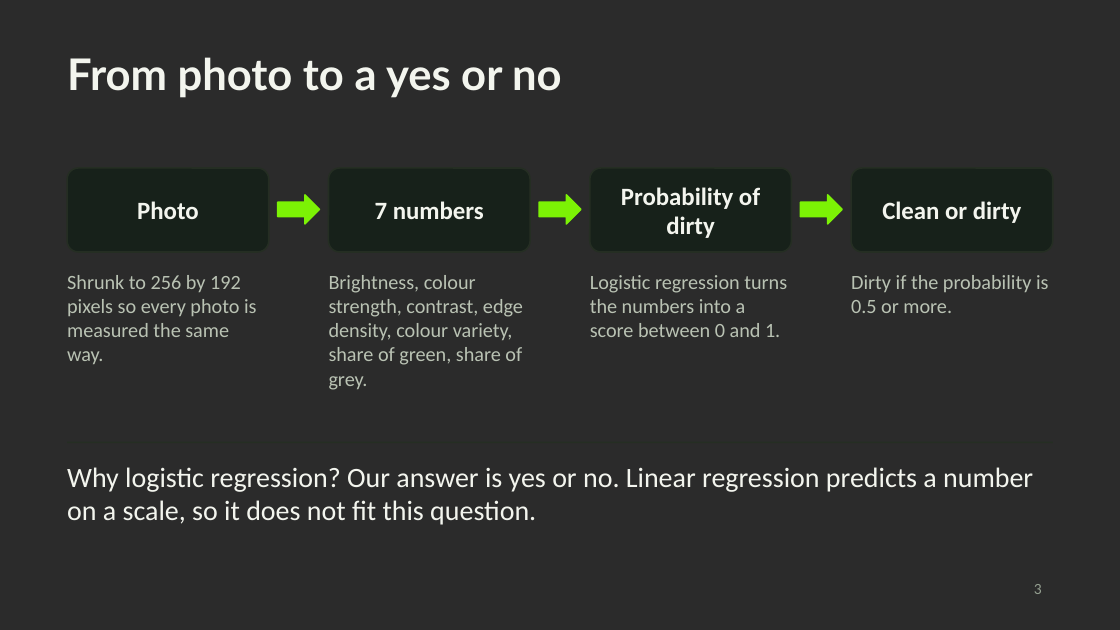
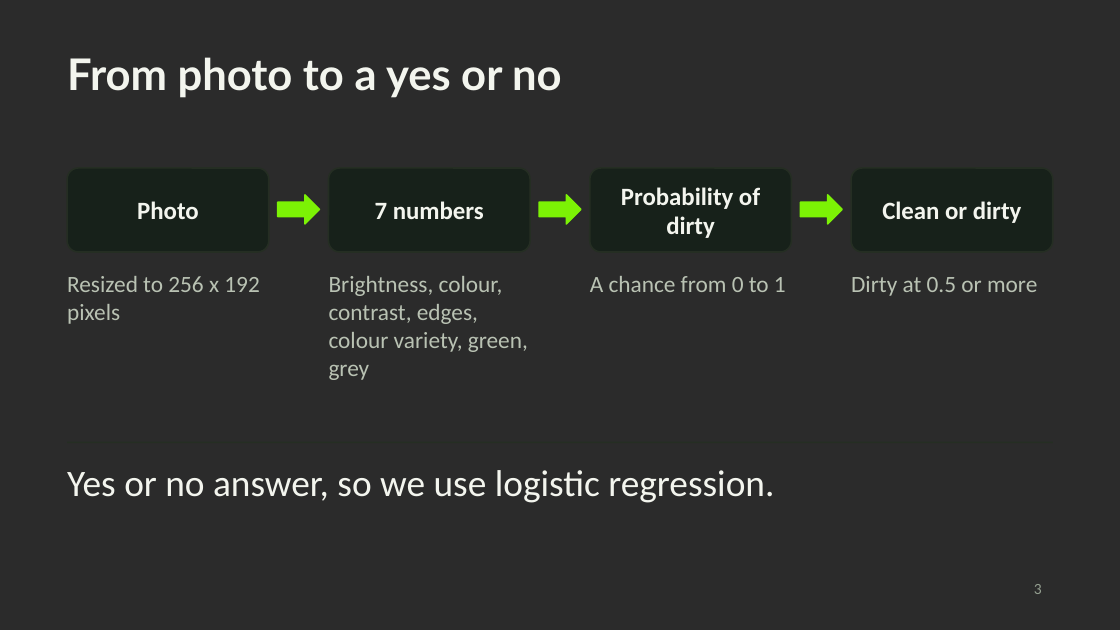
Before and after one commit to Dell015/ml-activity, a slide deck: slide 3 of Karela_ML_Presentation.pptx. Drawn at 1120x630 pixels with LibreOffice and Linux fonts; fonts in the diff are those of the drawing; background and template pictures are left out; a plain dark background stands for a picture behind light text. Boxes give left, top, right and bottom in pixels: in the first picture for what was removed or moved away, otherwise in the second. Text is boxed around its words. In the diff, an @@ line names an element or a change of style, - is before the commit and + after.

```diff
--- a/Karela_ML_Presentation.pptx
+++ b/Karela_ML_Presentation.pptx
@@ text at <box>67,276,259,324</box>: text changed; size 13 to 15 pt @@
-Shrunk to 256 by 192 pixels so every photo is measured the same way.
+Resized to 256 x 192 pixels
@@ text at <box>329,276,528,380</box>: text changed; size 13 to 15 pt @@
-Brightness, colour strength, contrast, edge density, colour variety, share of green, share of grey.
+Brightness, colour, contrast, edges, colour variety, green, grey
@@ text at <box>590,276,786,292</box>: text changed; size 13 to 15 pt @@
-Logistic regression turns the numbers into a score between 0 and 1.
+A chance from 0 to 1
@@ text at <box>851,276,1037,296</box>: text changed; size 13 to 15 pt @@
-Dirty if the probability is 0.5 or more.
+Dirty at 0.5 or more
@@ text at <box>67,470,774,503</box>: text changed; size 18 to 24 pt @@
-Why logistic regression? Our answer is yes or no. Linear regression predicts a number on a scale, so it does not fit this question.
+Yes or no answer, so we use logistic regression.
```
Also in this commit, not shown: 7 other slides changed, 1 slide added, 2 other files.
